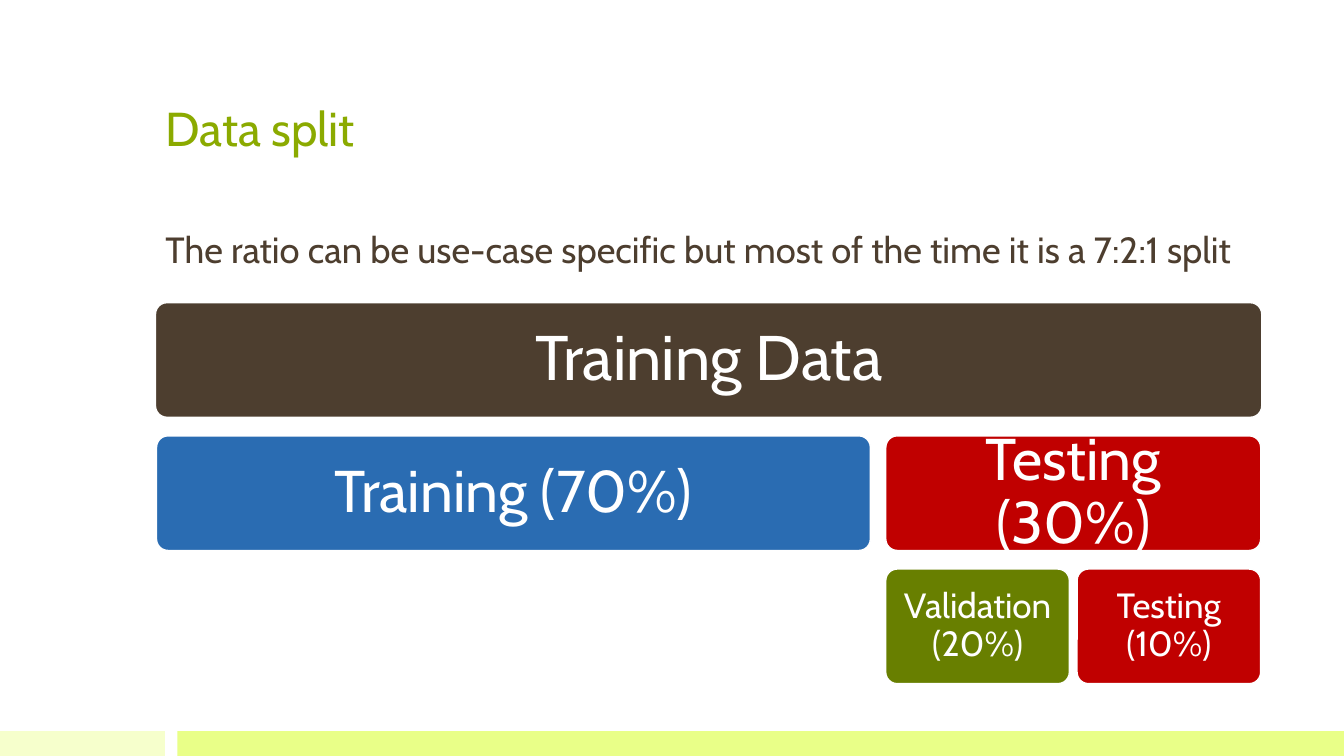
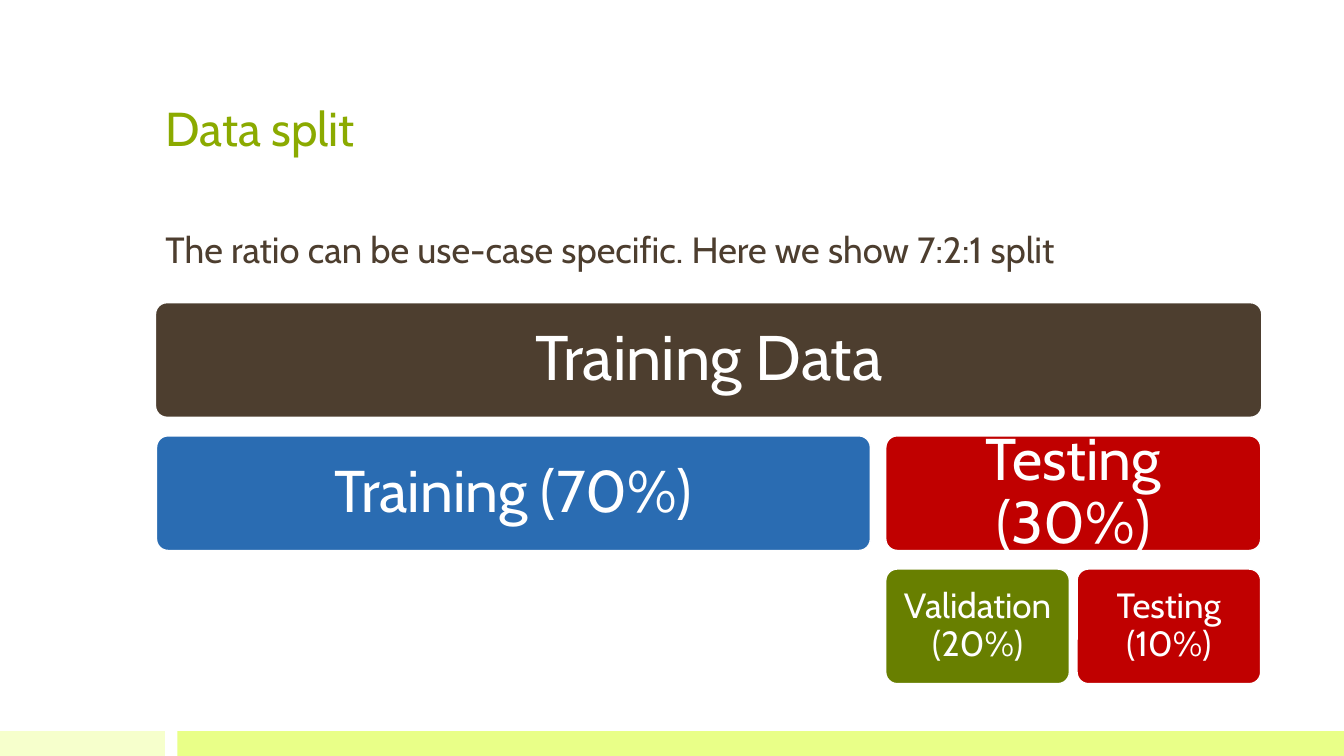
Before and after one commit to bioinfo-kaust/gfm-workshop, a slide deck: slide 14 of lecture_slides/2.day1_after_lunch/lecture_2_huggingface.pptx. Drawn at 1344x756 pixels with LibreOffice and Linux fonts; fonts in the diff are those of the drawing. Boxes give left, top, right and bottom in pixels: in the first picture for what was removed or moved away, otherwise in the second. Text is boxed around its words. In the diff, an @@ line names an element or a change of style, - is before the commit and + after.

Commit message:
Add embedding layer section to encoding notebook and update lecture slides
- Add Part 2.5: Embedding Layer section bridging tokenization and models
- Include practical demo of nn.Embedding with shape transformation
- Show how to inspect real model's embedding layer (DNABERT-2)
- Update summary with complete pipeline diagram
- Update lecture slides for Day 1

```diff
--- a/lecture_slides/2.day1_after_lunch/lecture_2_huggingface.pptx
+++ b/lecture_slides/2.day1_after_lunch/lecture_2_huggingface.pptx
@@ text at [165,235,1055,272]: text changed @@
-The ratio can be use-case specific but most of the time it is a 7:2:1 split
+The ratio can be use-case specific. Here we show 7:2:1 split
```
Also in this commit, not shown: 12 other slides changed, 1 slide added, 3 other files.
